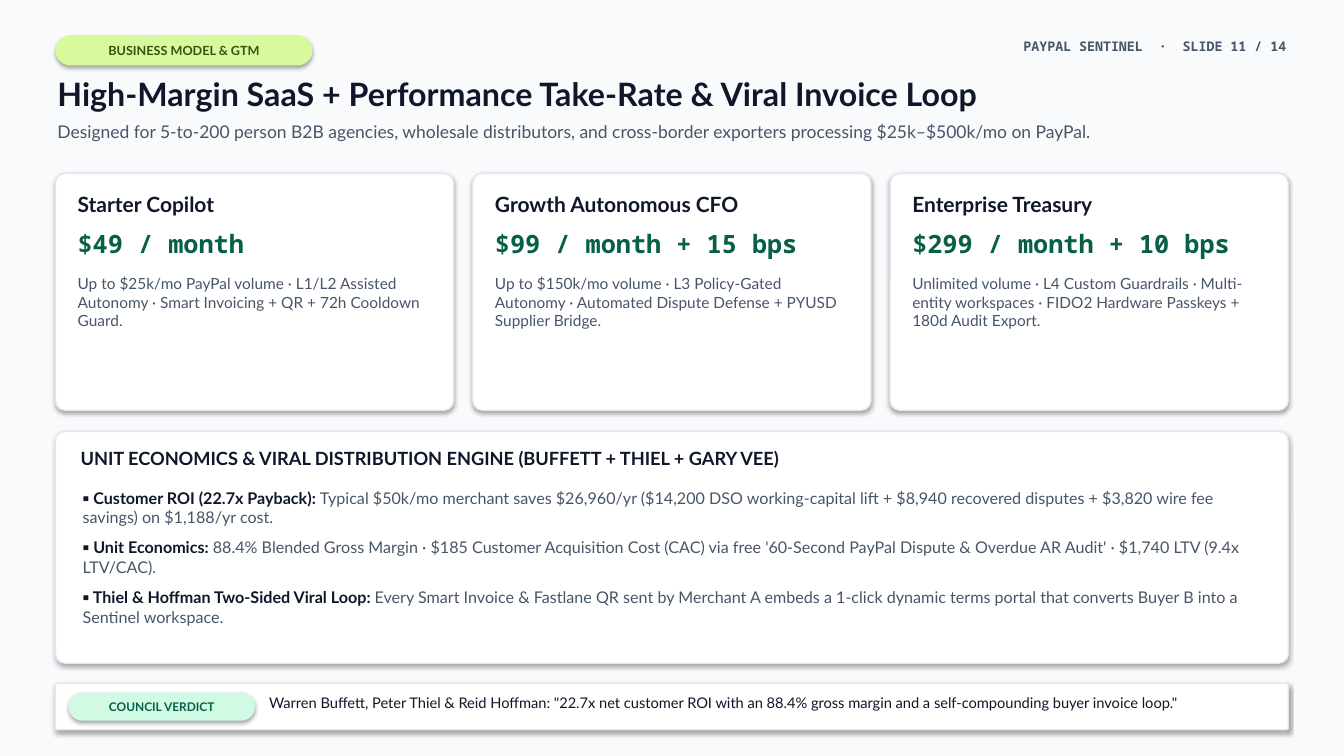
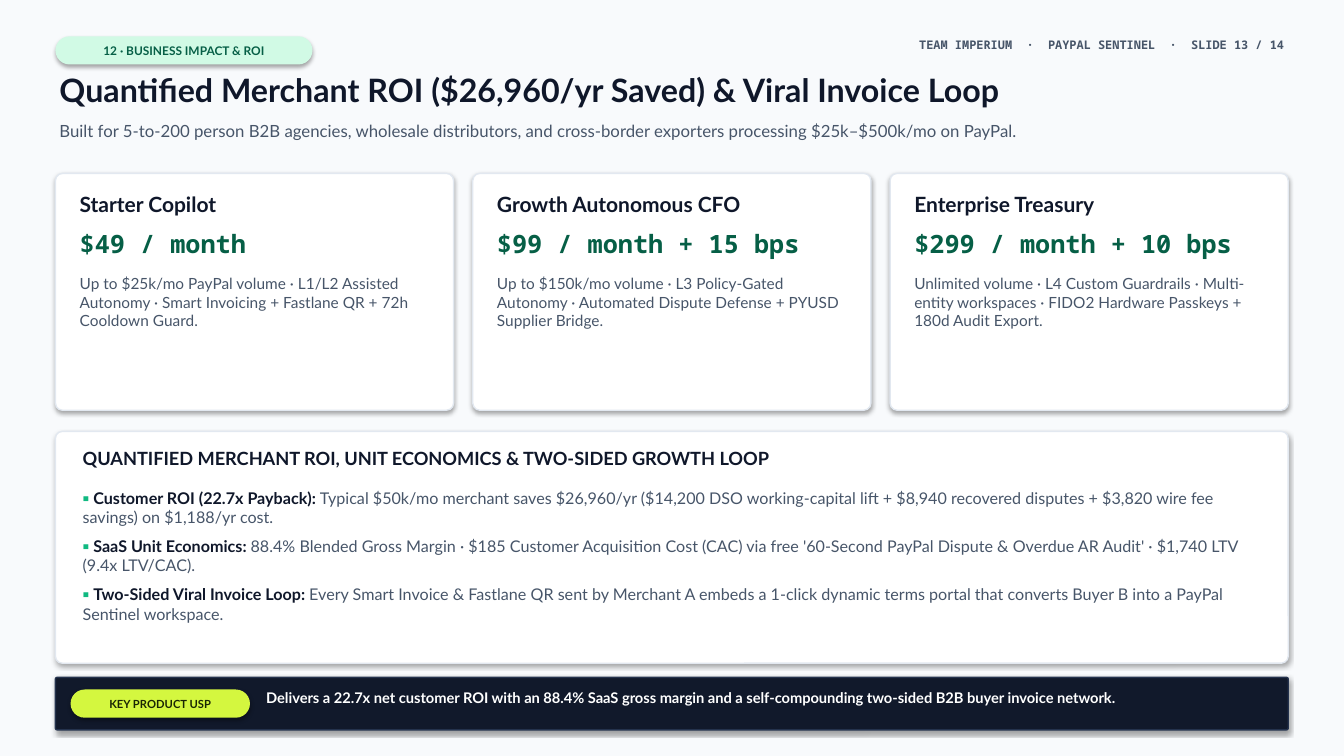
Before and after one commit to surajsaggam/PayPal, a slide deck: slide 13 of deliverables/presentation/PayPal-Sentinel-Executive-Deck.pptx (slide 11 before the commit). Drawn at 1344x756 pixels with LibreOffice and Linux fonts; fonts in the diff are those of the drawing. Boxes give left, top, right and bottom in pixels: in the first picture for what was removed or moved away, otherwise in the second. Text is boxed around its words. In the diff, an @@ line names an element or a change of style, - is before the commit and + after.

Commit message:
feat(ppt,deploy): update deck for Team Imperium, remove council/UI references, add Thank You slide & cloud deploy config

```diff
--- a/deliverables/presentation/PayPal-Sentinel-Executive-Deck.pptx
+++ b/deliverables/presentation/PayPal-Sentinel-Executive-Deck.pptx
@@ rounded rectangle "12 · BUSINESS IMPACT & ..." at (55, 36, 313, 65): fill #D9F99D to #D1FAE5 @@
@@ text in rounded rectangle at (103, 46, 265, 55): text changed; size 9 to 8.5 pt; text colour #365314 to #065F46 @@
-BUSINESS MODEL & GTM
+12 · BUSINESS IMPACT & ROI
@@ text at (919, 40, 1284, 49): text changed; size 9.5 to 8.5 pt @@
-PAYPAL SENTINEL · SLIDE 11 / 14
+TEAM IMPERIUM · PAYPAL SENTINEL · SLIDE 13 / 14
@@ text at (59, 75, 999, 108): text changed @@
-High-Margin SaaS + Performance Take-Rate & Viral Invoice Loop
+Quantified Merchant ROI ($26,960/yr Saved) & Viral Invoice Loop
@@ text at (59, 123, 1016, 140): text changed; size 12.5 to 12 pt @@
-Designed for 5-to-200 person B2B agencies, wholesale distributors, and cross-border exporters processing $25k–$500k/mo on PayPal.
+Built for 5-to-200 person B2B agencies, wholesale distributors, and cross-border exporters processing $25k–$500k/mo on PayPal.
@@ text at (80, 276, 408, 326): text changed @@
-Up to $25k/mo PayPal volume · L1/L2 Assisted Autonomy · Smart Invoicing + QR + 72h Cooldown Guard.
+Up to $25k/mo PayPal volume · L1/L2 Assisted Autonomy · Smart Invoicing + Fastlane QR + 72h Cooldown Guard.
@@ proportions changed in 4 elements at (55, 173, 454, 410), (473, 173, 871, 410), (890, 173, 1289, 410), (55, 432, 1289, 663) @@
@@ text at (83, 451, 770, 468): text changed @@
-UNIT ECONOMICS & VIRAL DISTRIBUTION ENGINE (BUFFETT + THIEL + GARY VEE)
+QUANTIFIED MERCHANT ROI, UNIT ECONOMICS & TWO-SIDED GROWTH LOOP
@@ text at (83, 491, 1213, 526): text colour #0F172A to #10B981 in "▪"; less space between paragraphs @@
@@ text at (83, 539, 1238, 623): text changed @@
-▪ Unit Economics: 88.4% Blended Gross Margin · $185 Customer Acquisition Cost (CAC) via free '60-Second PayPal Dispute & Overdue AR Audit' · $1,740 LTV (9.4x LTV/CAC).
-▪ Thiel & Hoffman Two-Sided Viral Loop: Every Smart Invoice & Fastlane QR sent by Merchant A embeds a 1-click dynamic terms portal that converts Buyer B into a Sentinel workspace.
+▪ SaaS Unit Economics: 88.4% Blended Gross Margin · $185 Customer Acquisition Cost (CAC) via free '60-Second PayPal Dispute & Overdue AR Audit' · $1,740 LTV (9.4x LTV/CAC).
+▪ Two-Sided Viral Invoice Loop: Every Smart Invoice & Fastlane QR sent by Merchant A embeds a 1-click dynamic terms portal that converts Buyer B into a PayPal Sentinel workspace.
@@ rounded rectangle: place and size @@
-rounded rectangle at (55, 684, 1289, 730)
+rounded rectangle at (55, 678, 1289, 730)
@@ rounded rectangle at (55, 678, 1289, 730): fill #FFFFFF to #11192B; outline #E2E8F0 1 pt to #24324D 1 pt; proportions changed @@
@@ rounded rectangle removed at (69, 693, 255, 721) @@
-COUNCIL VERDICT
@@ rounded rectangle added at (71, 690, 250, 718), fill #D4F73F, 8 pt, text #1A2604, bold @@
+KEY PRODUCT USP
@@ text at (266, 692, 1115, 706): text changed; text colour #0F172A to #FFFFFF; bold on @@
-Warren Buffett, Peter Thiel & Reid Hoffman: "22.7x net customer ROI with an 88.4% gross margin and a self-compounding buyer invoice loop."
+Delivers a 22.7x net customer ROI with an 88.4% SaaS gross margin and a self-compounding two-sided B2B buyer invoice network.
```
Also in this commit, not shown: 7 other slides changed, 6 slides added, 6 slides removed, 8 other files.
